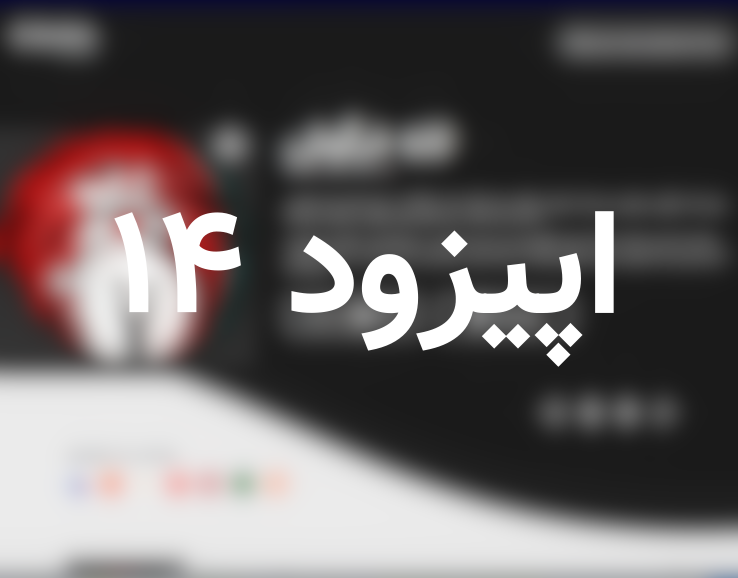
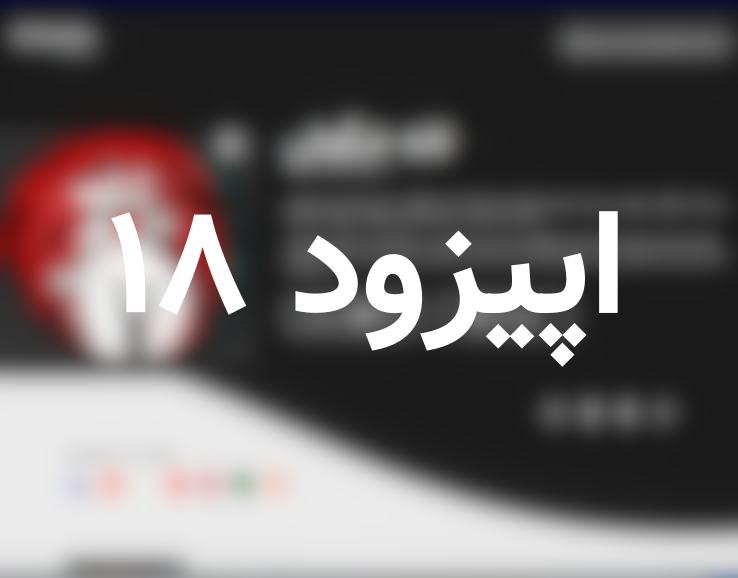
Layers edited between the first and the second 738px x 578px image:
renamed "اپیزود 14" to "اپیزود 18", painted on it over [111, 211, 618, 367]
